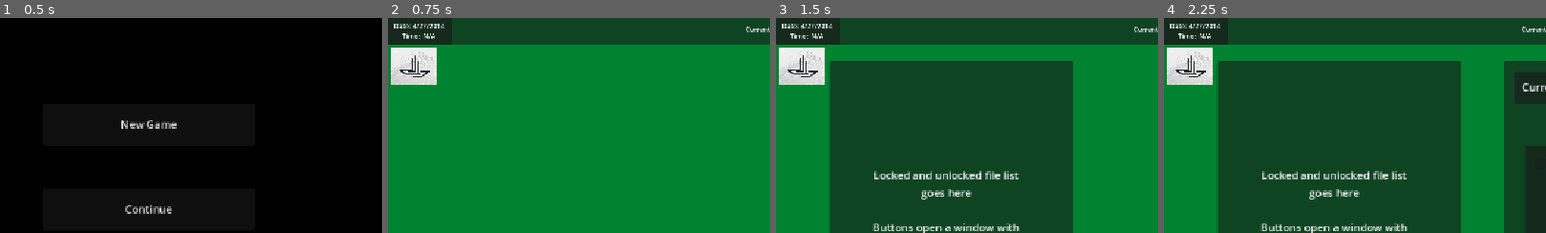
Above: before the commit, frames 1-4 (left to right).
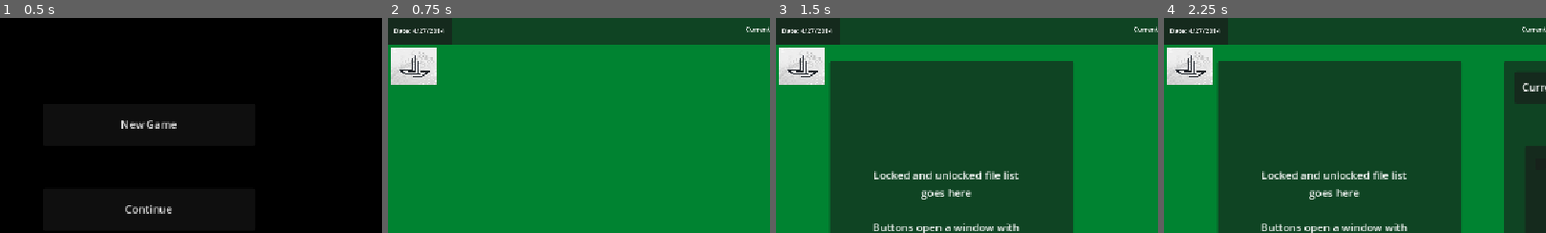
Above: after the commit, the same moments.

Repository: andrewpressman/Operation-OS
Game: Godot game, scene res://Menu/MainMenu.tscn
Two runs of this game, one before a commit and one after it. Both use one fixed random seed, a clock stepped at 60 frames per second and the inputs below.
Inputs:
- Up to frame 1 (0.5 s): no input
- Up to frame 2 (0.75 s): click "New Game" at 0.5 s
- Up to frame 3 (1.5 s): click "Files" at 1.25 s
- Up to frame 4 (2.25 s): click "Finances" at 2 s
The pictures show only the part of the screen within x 0-50%, y 0-50%; the shares and areas given below are measured in that part.

Frame 1 is identical in both runs. In frame 2, 0.5% of the frame differs, in the area x 1-15%, y 2-10%; in frame 3, 0.5%; in frame 4, 0.5%.

Commit message:
Savegame bug fixes and pause menu improvments
Game will remember what bills are paid
menu now pauses the game

Diff:
--- a/Home/HomeController.gd
+++ b/Home/HomeController.gd
@@ -9,18 +9,16 @@
 
 # Called when the node enters the scene tree for the first time.
 func _ready() -> void:
+	SaveLoad.CurrentScreen = "HOME"
+	GlobalVar.optionsVisible = false
 	$Finances.visible = false
 	$Files.visible = false
-	$Taskbar/GoWork.disabled = true
-	$Taskbar/GoWork.text = "Unpaid Bills"
+	if !SaveLoad.PaidBills:
+		$Taskbar/GoWork.disabled = true
+		$Taskbar/GoWork.text = "Unpaid Bills"
 	UpdateStatus()
 	SaveLoad.Save()
 
-func _input(_event: InputEvent) -> void:
-	if Input.is_action_just_pressed("ui_cancel"):
-		if GlobalVar.optionsVisible == false:
-			DisplayOptions()
-			GlobalVar.optionsVisible = true
 
 func UpdateStatus():
 	if GlobalVar.CurrentLevel > 0 && SaveLoad.OpenFromSave:
@@ -31,12 +29,13 @@
 	$Finances.UpdateStats()
 
 func EnableWork():
+	SaveLoad.PaidBills = true
 	$Taskbar/GoWork.text = "Go to work"
 	$Taskbar/GoWork.disabled = false
 
 func GoWork():
+	SaveLoad.Save()
 	GlobalVar.CurrentLevel += 1
-
 	get_tree().change_scene_to_file("res://Work/WorkDesktop.tscn")
 
 func FinancesButton():
@@ -45,11 +44,15 @@
 func FilesButton():
 	$Files.visible = !$Files.visible
 
-func DisplayOptions():
-	if OptionsIst && is_instance_valid(OptionsIst):
-		OptionsIst.queue_free()
-		OptionsIst = null
-	else:
-		var t5 = Options.instantiate()
-		OptionsIst = t5
-		add_child(t5)
+func _input(_event: InputEvent) -> void:
+	if Input.is_action_just_pressed("ui_cancel"):
+		if !GlobalVar.optionsVisible:
+			$PauseMenu.visible = true
+			GlobalVar.optionsVisible = true
+		else:
+			$PauseMenu.visible = false
+			GlobalVar.optionsVisible = false
+
+func ToggleOptions():
+	$PauseMenu.visible = false
+	GlobalVar.optionsVisible = false
--- a/Home/HomeDesktop.tscn
+++ b/Home/HomeDesktop.tscn
@@ -1,8 +1,9 @@
-[gd_scene load_steps=6 format=3 uid="uid://b7ona7h1qsp11"]
+[gd_scene load_steps=7 format=3 uid="uid://b7ona7h1qsp11"]
 
 [ext_resource type="Script" uid="uid://xfshrrfypgpw" path="res://Home/HomeController.gd" id="1_h8ttb"]
 [ext_resource type="Texture2D" uid="uid://c7ecxux7xtje8" path="res://Assets/Images/TempTorrN.jpg" id="2_83bdw"]
 [ext_resource type="Script" uid="uid://bu5bal6bbm8dn" path="res://Work/clock.gd" id="2_g4fyx"]
+[ext_resource type="PackedScene" uid="uid://bg77iwchwhc56" path="res://Menu/Options.tscn" id="2_ouabc"]
 [ext_resource type="Script" uid="uid://wx6udpnlcvrg" path="res://Home/finances.gd" id="3_qon11"]
 [ext_resource type="Script" uid="uid://0yisn75o4osx" path="res://Home/FilesCLI.gd" id="4_x257b"]
 
@@ -17,6 +18,9 @@
 offset_bottom = 648.0
 color = Color(2.64719e-07, 0.511858, 0.191942, 1)
 metadata/_edit_lock_ = true
+
+[node name="PauseMenu" parent="." instance=ExtResource("2_ouabc")]
+visible = false
 
 [node name="Taskbar" type="Panel" parent="."]
 offset_top = 600.0
--- a/Home/finances.gd
+++ b/Home/finances.gd
@@ -1,7 +1,7 @@
 extends Panel
 @warning_ignore("integer_division")
 
-var PaidRent: bool
+var PaidRent : bool
 var PaidFood : bool
 var PaidMeds : bool
 var PaidSecurity : bool
@@ -38,6 +38,9 @@
 		PaidFood = true
 		PaidMeds = true
 		PaidSecurity = true
+		if SaveLoad.PaidBills:
+			$Bills/Rent.disabled = true
+			$Bills/Rent.button_pressed = false
 
 
 func SetAvailable(): #Other bills can only be paid when debt is 0 (Or some arbitray value)
@@ -46,7 +49,6 @@
 			$Bills/Debt.visible = false
 			$Bills/Rent.disabled = false
 			$Bills/Security.disabled = false
-
 	else:
 		$Bills/Debt.visible = true
 		$Bills/Rent.disabled = true
@@ -58,12 +60,25 @@
 		$Bills/Security.disabled = true
 		$Bills/Security.button_pressed = false
 
+	if SaveLoad.PaidBills:
+		$Bills/Rent.disabled = true
+		$Bills/Rent.button_pressed = false
+		$Bills/Food.disabled = true
+		$Bills/Food.button_pressed = false
+		$Bills/Meds.disabled = true
+		$Bills/Meds.button_pressed = false
+		$Bills/Security.disabled = true
+		$Bills/Security.button_pressed = false
+
+#Update Money amount and check if work can be attended (Only Rent needs to be paid to go to work)
 func UpdateMoney():
 	$Money/Label.text = "Current Money: " + str(GlobalVar.Money)
 	if PaidRent:
 		get_parent().EnableWork()
+		SaveLoad.PaidBills = true
 	elif GlobalVar.Money == 0:
 		GlobalVar.Debt += GlobalVar.RentPrice
+		SaveLoad.PaidBills = true
 		get_parent().EnableWork()
 
 func UpdateStats():
@@ -133,25 +148,31 @@
 			3:
 				HealthChange = HealthChange * 2
 
+	var PaidAll = 0
+
 	if PaidRent:
 		$Bills/Rent.text = "Rent: PAID"
 		$Bills/Rent.disabled = true
 		$Bills/Rent.button_pressed = false
+
 	if PaidFood:
 		$Bills/Food.text = "Food: PAID"
 		GlobalVar.Hunger = GlobalVar.Hunger + (HungerChange)
 		$Bills/Food.disabled = true
 		$Bills/Food.button_pressed = false
+
 	if PaidMeds:
 		$Bills/Meds.text = "Meds: PAID"
 		GlobalVar.Health = GlobalVar.Health + (HealthChange)
 		$Bills/Meds.disabled = true
 		$Bills/Meds.button_pressed = false
+
 	if PaidSecurity:
 		$Bills/Security.text = "Security: PAID"
 		GlobalVar.Security = GlobalVar.Security + (SecurityChange)
 		$Bills/Security.disabled = true
 		$Bills/Security.button_pressed = false
+
 	if PaidDebt:
 		$Bills/Debt.text = "Debt: PAID"
 		$Bills/Debt.disabled = true
@@ -162,6 +183,7 @@
 		$Pay.disabled = true
 	else:
 		$Pay.disabled = false
+
 
 	UpdateMoney()
 	UpdateStats()
--- a/Menu/Options.tscn
+++ b/Menu/Options.tscn
@@ -4,16 +4,22 @@
 
 [node name="Window" type="Window"]
 initial_position = 1
-size = Vector2i(700, 700)
+size = Vector2i(700, 500)
 unresizable = true
 always_on_top = true
 script = ExtResource("1_4vanb")
 
+[node name="ColorRect" type="ColorRect" parent="."]
+offset_right = 700.0
+offset_bottom = 500.0
+color = Color(0.220389, 0.105977, 0.700795, 0.321569)
+
 [node name="Button" type="Button" parent="."]
-offset_left = 94.0
-offset_top = 66.0
-offset_right = 608.0
-offset_bottom = 620.0
-text = "NO OPTIONS FOR YOU"
+offset_left = 262.0
+offset_top = 374.0
+offset_right = 444.0
+offset_bottom = 444.0
+text = "Main Menu"
 
 [connection signal="close_requested" from="." to="." method="Kill"]
+[connection signal="pressed" from="Button" to="." method="Menu"]
--- a/Menu/SaveLoad.gd
+++ b/Menu/SaveLoad.gd
@@ -1,6 +1,9 @@
 extends Node
 
 var OpenFromSave : bool
+var PaidBills : bool
+
+var CurrentScreen : String
 
 func Save():
 	OpenFromSave = false
@@ -18,7 +21,8 @@
 		"MedsPrice" : GlobalVar.MedsPrice,
 		"FoodPrice" : GlobalVar.FoodPrice,
 		"RentPrice" : GlobalVar.RentPrice,
-		"SecurityPrice" : GlobalVar.SecurityPrice
+		"SecurityPrice" : GlobalVar.SecurityPrice,
+		"PaidBills" : PaidBills,
 	}
 	var json_str = JSON.stringify(save_data)
 	save_game.store_line(json_str)
@@ -57,6 +61,8 @@
 		GlobalVar.RentPrice = save_data["RentPrice"]
 	if "SecurityPrice" in save_data:
 		GlobalVar.SecurityPrice = save_data["SecurityPrice"]
+	if "PaidBills" in save_data:
+		PaidBills = save_data["PaidBills"]
 
 func ClearDir(): #Only for DEBUG purpoeses.
 	if not FileAccess.file_exists("user://savegame.save"):
--- a/Menu/mainMenu.gd
+++ b/Menu/mainMenu.gd
@@ -4,6 +4,7 @@
 # Called when the node enters the scene tree for the first time.
 func _ready() -> void:
 	SaveLoad.LoadGame()
+	SaveLoad.CurrentScreen = "MENU"
 
 @export var SecurityIncrease : int
 @export var MedsIncrease : int
@@ -11,6 +12,7 @@
 @export var RentIncrease : int
 
 func NewGame():
+	SaveLoad.PaidBills = false
 	GlobalVar.CurrentLevel = 0
 	GlobalVar.Money = GlobalVar.StartMoney
 
--- a/Menu/options.gd
+++ b/Menu/options.gd
@@ -5,9 +5,20 @@
 
 #close the window
 func Kill():
-	queue_free()
+	get_parent().ToggleOptions()
 
 func _input(_event: InputEvent) -> void:
 	if Input.is_action_just_pressed("ui_cancel"):
-		GlobalVar.optionsVisible = false
-		Kill()
+		get_parent().ToggleOptions()
+		match SaveLoad.CurrentScreen:
+			"WORK":
+				pass
+			"HOME":
+				pass
+
+
+func Menu():
+	if SaveLoad.CurrentScreen == "WORK":
+		GlobalVar.CurrentLevel -= 1
+	SaveLoad.Save()
+	get_tree().change_scene_to_file("res://Menu/MainMenu.tscn")
--- a/Work/Timer.gd
+++ b/Work/Timer.gd
@@ -36,11 +36,12 @@
 		else:
 			GlobalVar.TimerLock = false
 		mins = 0
-		if hour < 12:
+		if hour <= 11:
+			amPm = false
 			hour += 1
 		else:
 			hour = 1
-			amPm = false
+
 	if hour == 5 && !amPm:
 		GlobalVar.ForceShiftEnd = true
 		$Timer.stop()
--- a/Work/WorkController.gd
+++ b/Work/WorkController.gd
@@ -30,6 +30,8 @@
 # Lives = amount of times the player can fail a task
 # Tasks = Number of tasks the player is given per shift
 func _ready():
+	SaveLoad.CurrentScreen = "WORK"
+	GlobalVar.optionsVisible = false
 	FirstTask = true
 	$GoHome.visible = false
 	$ShiftComplete.visible = false
@@ -54,12 +56,6 @@
 		#Continue down for more levels
 	GetNewTask(false)
 
-func _input(_event: InputEvent) -> void:
-	if Input.is_action_just_pressed("ui_cancel"):
-		if GlobalVar.optionsVisible == false:
-			DisplayOptions()
-			GlobalVar.optionsVisible = true
-
 func _process(_delta):
 	if CurrentScore != GlobalVar.Score:
 		UpdateScore()
@@ -129,6 +125,7 @@
 	GlobalVar.Health = GlobalVar.Health - (10 + GlobalVar.CurrentLevel)
 	GlobalVar.Hunger = GlobalVar.Hunger - (10 + GlobalVar.CurrentLevel)
 	GlobalVar.Security = GlobalVar.Security - (10 + GlobalVar.CurrentLevel)
+	SaveLoad.PaidBills = false
 	SaveLoad.Save()
 	get_tree().change_scene_to_file("res://Home/HomeDesktop.tscn")
 
@@ -232,15 +229,6 @@
 		FileManagerIst = t4
 		add_child(t4)
 
-func DisplayOptions():
-	if OptionsIst && is_instance_valid(OptionsIst):
-		OptionsIst.queue_free()
-		OptionsIst = null
-	else:
-		var t5 = Options.instantiate()
-		OptionsIst = t5
-		add_child(t5)
-
 func DisplayPopup():
 	if PopupIst && is_instance_valid(PopupIst):
 		PopupIst.queue_free()
@@ -252,3 +240,35 @@
 
 func DisplayMessages():
 	$MissingText.visible = !$MissingText.visible
+
+func _input(_event: InputEvent) -> void:
+	if Input.is_action_just_pressed("ui_cancel"):
+		if !GlobalVar.optionsVisible:
+			$PauseMenu.visible = true
+			GlobalVar.optionsVisible = true
+			PauseGame()
+		else:
+			ToggleOptions()
+
+func PauseGame():
+	$Timer/Timer.paused = true
+	$Taskbar/NumberPad.disabled = true
+	$Taskbar/FileManager.disabled = true
+	$Taskbar/Messenger.disabled = true
+	$Taskbar/Requests.disabled = true
+	$Taskbar/Buttons.disabled = true
+	$Bribe/Accept.disabled = true
+	$Bribe/Decline.disabled = true
+
+
+func ToggleOptions():
+	$PauseMenu.visible = false
+	GlobalVar.optionsVisible = false
+	$Timer/Timer.paused = false
+	$Taskbar/NumberPad.disabled = false
+	$Taskbar/FileManager.disabled = false
+	$Taskbar/Messenger.disabled = false
+	$Taskbar/Requests.disabled = false
+	$Taskbar/Buttons.disabled = false
+	$Bribe/Accept.disabled = false
+	$Bribe/Decline.disabled = false
--- a/Work/WorkDesktop.tscn
+++ b/Work/WorkDesktop.tscn
@@ -1,7 +1,8 @@
-[gd_scene load_steps=12 format=3 uid="uid://c7orqndgslsdv"]
+[gd_scene load_steps=13 format=3 uid="uid://c7orqndgslsdv"]
 
 [ext_resource type="Script" uid="uid://dhdrj42qeklt7" path="res://Work/WorkController.gd" id="1_efasj"]
 [ext_resource type="Script" uid="uid://bu5bal6bbm8dn" path="res://Work/clock.gd" id="2_3wvif"]
+[ext_resource type="PackedScene" uid="uid://bg77iwchwhc56" path="res://Menu/Options.tscn" id="2_5ocmi"]
 [ext_resource type="Script" uid="uid://ouxedtqym3rp" path="res://Work/Animations.gd" id="2_d8cx6"]
 [ext_resource type="Texture2D" uid="uid://c7ecxux7xtje8" path="res://Assets/Images/TempTorrN.jpg" id="2_i3hxq"]
 [ext_resource type="Script" uid="uid://cnfqjoc5c4ipj" path="res://Work/statsDisplay.gd" id="3_7ml6k"]
@@ -72,6 +73,9 @@
 color = Color(0, 0.435294, 0.733333, 1)
 metadata/_edit_lock_ = true
 
+[node name="PauseMenu" parent="." instance=ExtResource("2_5ocmi")]
+visible = false
+
 [node name="AdPopup" type="Timer" parent="."]
 
 [node name="AnimationPlayer" type="AnimationPlayer" parent="."]
@@ -160,18 +164,16 @@
 
 [node name="Clock" type="Panel" parent="Header"]
 layout_mode = 0
-offset_right = 192.0
+offset_right = 640.0
 offset_bottom = 80.0
 script = ExtResource("2_3wvif")
 
 [node name="Label" type="Label" parent="Header/Clock"]
 layout_mode = 0
-offset_top = 8.0
-offset_right = 184.0
-offset_bottom = 67.0
-theme_override_font_sizes/font_size = 20
-text = "Date: today
-Time: N/A"
+offset_right = 256.0
+offset_bottom = 80.0
+theme_override_font_sizes/font_size = 25
+text = "Date: today"
 horizontal_alignment = 1
 vertical_alignment = 1
 
@@ -239,10 +241,10 @@
 text = "Go Home"
 
 [node name="Bribe" type="Panel" parent="."]
-offset_left = 896.0
-offset_top = 448.0
-offset_right = 1088.0
-offset_bottom = 576.0
+offset_left = 8.0
+offset_top = 464.0
+offset_right = 200.0
+offset_bottom = 592.0
 script = ExtResource("4_pnja2")
 
 [node name="Label" type="Label" parent="Bribe"]
@@ -290,18 +292,21 @@
 text = "Decline"
 
 [node name="Timer" type="Panel" parent="."]
-offset_left = 896.0
-offset_top = 64.0
-offset_right = 1088.0
-offset_bottom = 192.0
+offset_left = 208.0
+offset_top = -24.0
+offset_right = 248.0
+offset_bottom = -16.0
 script = ExtResource("7_b8fcm")
 MedSkipChance = 30
 HighSkipChance = 20
 
 [node name="Label" type="Label" parent="Timer"]
 layout_mode = 0
-offset_right = 192.0
-offset_bottom = 128.0
+offset_left = -80.0
+offset_top = 24.0
+offset_right = 112.0
+offset_bottom = 64.0
+theme_override_font_sizes/font_size = 20
 text = "00:00"
 horizontal_alignment = 1
 vertical_alignment = 1
--- a/Work/clock.gd
+++ b/Work/clock.gd
@@ -33,4 +33,4 @@
 		7:
 			Date = "5/4/2014"
 
-	$Label.text = "Date: " + Date + "\nTime:  N/A"
+	$Label.text = "Date: " + Date
